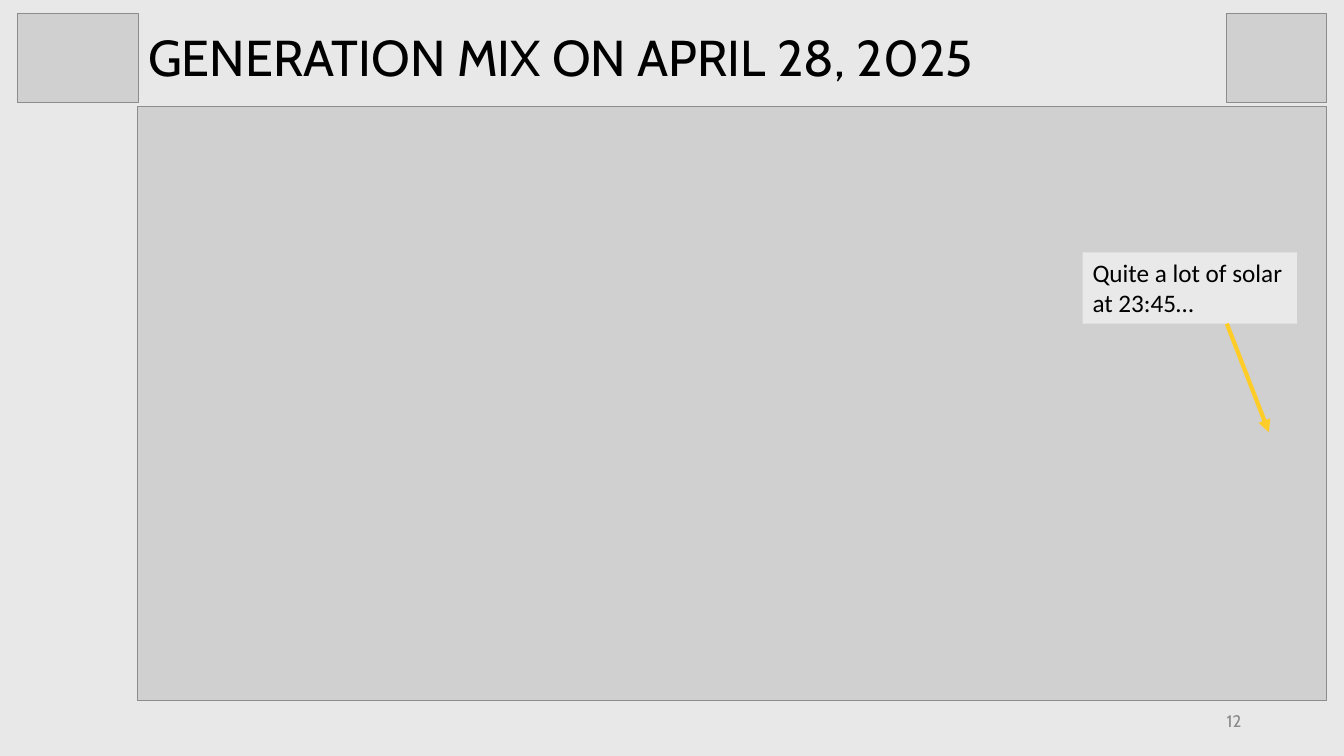
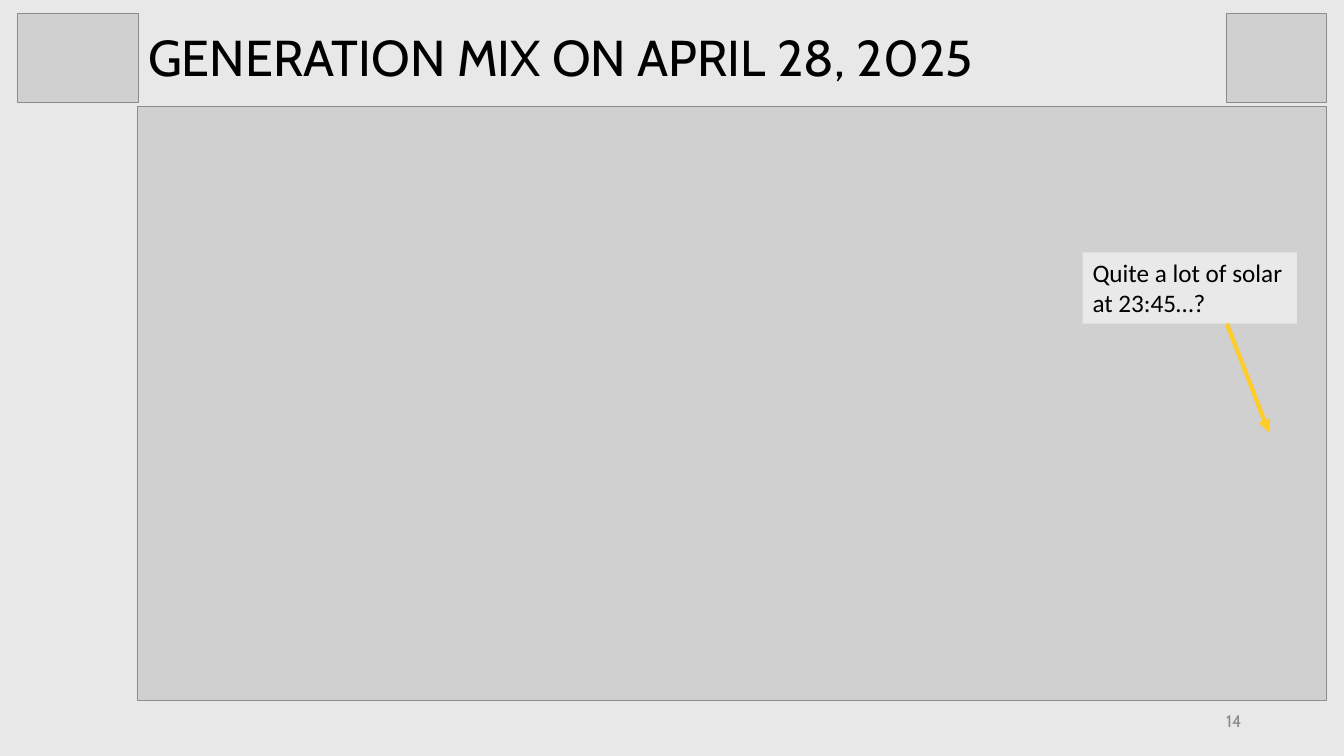
Before and after one commit to brmurray/apagon_april28, a slide deck: slide 14 of reports/Apragon_April28.pptx (slide 12 before the commit). Drawn at 1344x756 pixels with LibreOffice and Linux fonts; fonts in the diff are those of the drawing; grey boxes stand for pictures. Boxes give left, top, right and bottom in pixels: in the first picture for what was removed or moved away, otherwise in the second. Text is boxed around its words. In the diff, an @@ line names an element or a change of style, - is before the commit and + after.

```diff
--- a/reports/Apragon_April28.pptx
+++ b/reports/Apragon_April28.pptx
@@ text in rectangle at [1093,264,1282,312]: text changed @@
-Quite a lot of solar at 23:45…
+Quite a lot of solar at 23:45…?
@@ page number at [1226,715,1241,727]: text changed @@
-12
+14
```
Also in this commit, not shown: 5 other slides changed, 4 slides added, 6 other files.
